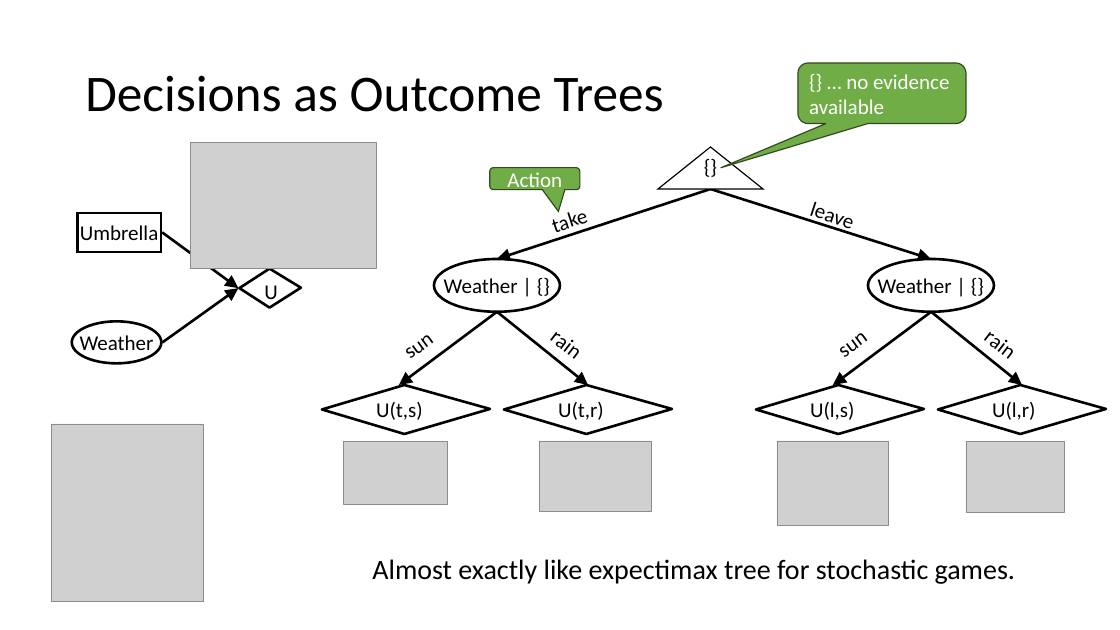
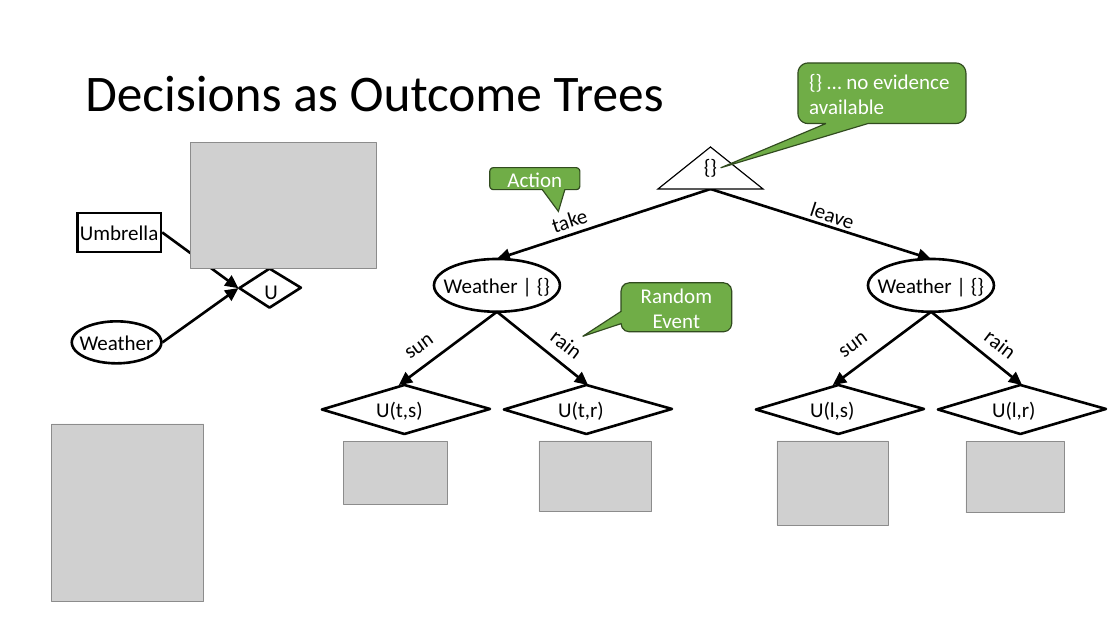
Before and after one commit to mhahsler/CS7320-AI, a slide deck: slide 12 of slides/16_decision_making.pptx. Drawn at 1120x630 pixels with LibreOffice and Linux fonts; fonts in the diff are those of the drawing; grey boxes stand for pictures. Boxes give left, top, right and bottom in pixels: in the first picture for what was removed or moved away, otherwise in the second. Text is boxed around its words. In the diff, an @@ line names an element or a change of style, - is before the commit and + after.

```diff
--- a/slides/16_decision_making.pptx
+++ b/slides/16_decision_making.pptx
@@ rounded speech box added at bbox=[621, 283, 732, 332], fill #70AD47, outline #314C1F 1 pt, 18 pt, text #FFFFFF @@
+Random Event
@@ text removed at bbox=[372, 559, 1015, 584] @@
-Almost exactly like expectimax tree for stochastic games.
```
Also in this commit, not shown: 9 other slides changed, 1 other file.
